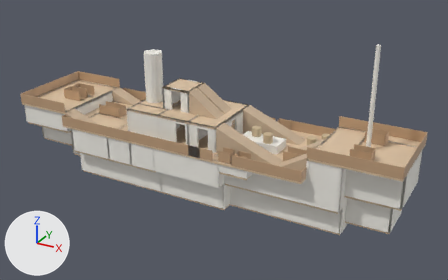
An edit to the Blender file authoring/steamer/steamer.blend, drawn before and after from the same camera.
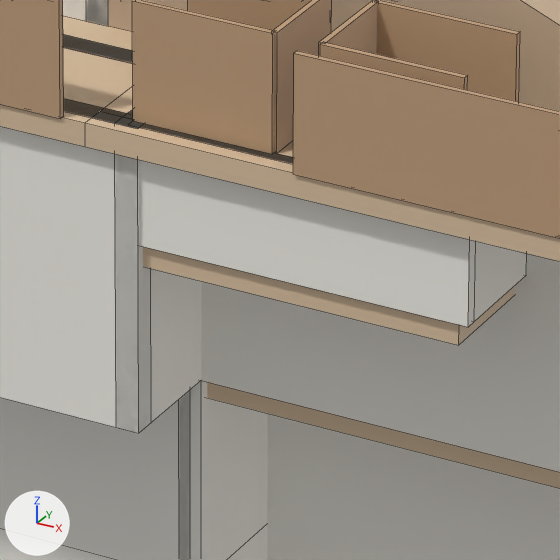
The first picture shows the older version from a camera (50 mm lens) standing at (28.5, -48.4, 24.0) and looking at (2.1, -0.3, -0.1). The close-ups show the older and then the newer version on the part from 46% to 57% of the width and 54% to 71% of the height of that picture. Only the edits that show in the close-ups are written down. Lighting does not change. The marker at lower left points along +X, +Y and +Z. The close-ups show mesh edges as thin lines.

Names of what the first close-up shows: '0003 Ramp_boat_starboard', '0006 Blocker_hull_starboard', '0008 Blocker_hold_starboard', '0012 Railing_main_starboard_fwd_0', '0013 Blocker_bulkhead_hold_1', '0041 Platform_main_deck_starboard_outboard_5', '0056 Railing_wing_hatch_3_z1', '0058 Railing_wing_hatch_4_z0', '0075 Blocker_stokehold_forward', '0077 Blocker_stokehold_starboard', '0091 Blocker_lower_hold_starboard', '0100 Blocker_wing_starboard_shell' and 17 more.
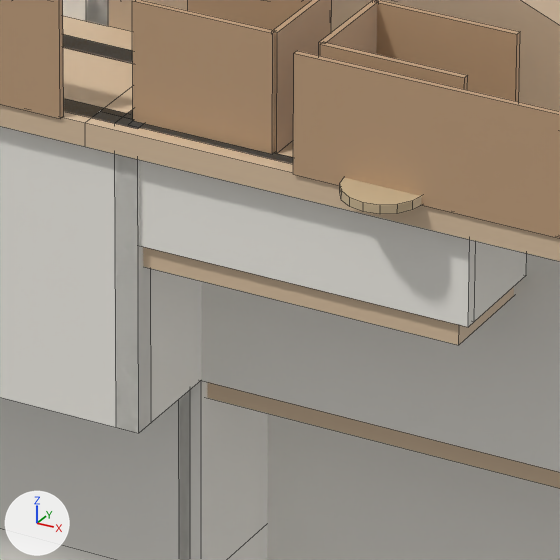
Where the change shows, as pixel boxes [x1, y1, x2, y2] in the close-ups (560 x 560 px):
'0005 Lifebuoy_1', added (beige): after [340, 178, 422, 214]

What changed in the scene script:
```text
Add me_0005_lifebuoy_1:
    me_0005_lifebuoy_1.from_pydata(...)  # a 16-sided cylinder along z spanning x -0.33..0.33, y -0.33..0.33, z -0.038..0.038
    me_0005_lifebuoy_1.materials.append(mat_ship_prop)  # beige #cdb894
Add ob_0005_lifebuoy_1:
    ob_0005_lifebuoy_1 = bpy.data.objects.new('0005 Lifebuoy_1', me_0005_lifebuoy_1)
    ob_0005_lifebuoy_1.parent = ob_0006_props
    ob_0005_lifebuoy_1.location = (6.25, -5.0, 0.0375)
```
